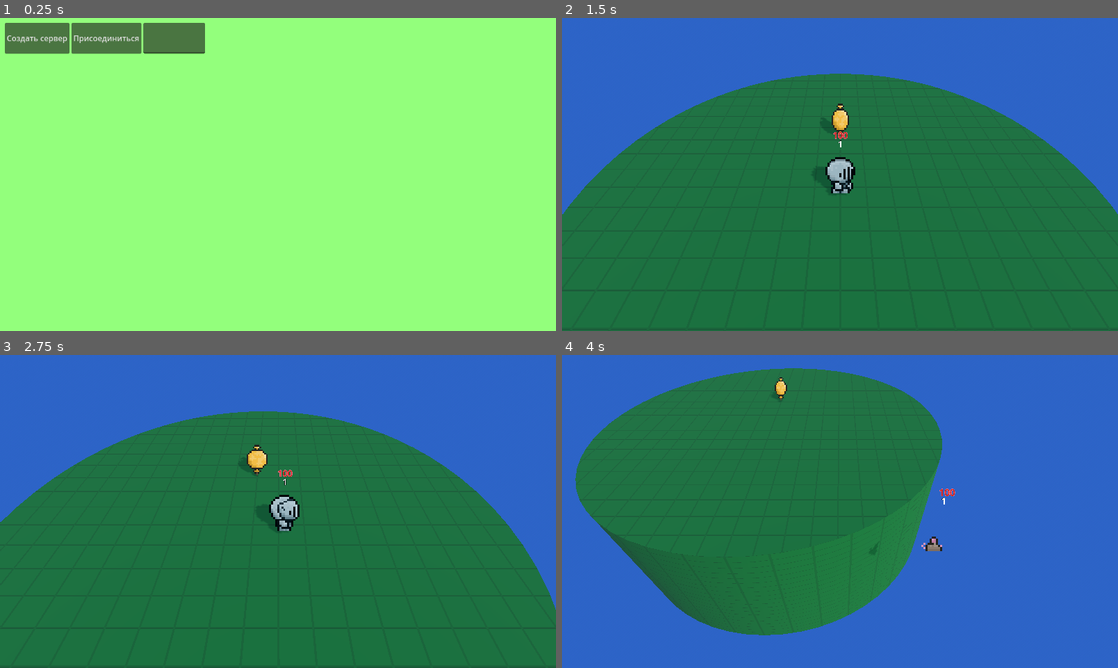
Above: before the commit, frames 1-4 (two rows, left to right).
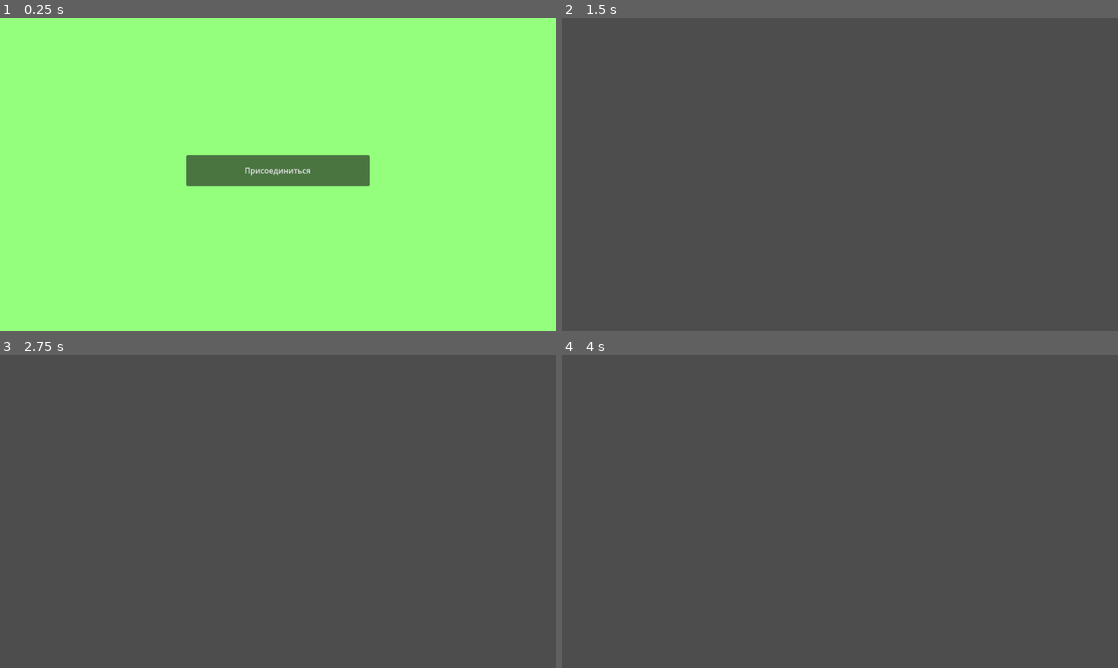
Above: after the commit, the same moments.

Repository: SamuelRodriguesMGR/wild-jam-77
Game: Godot game, scene res://scenes/UI/Main/main.tscn
Two runs of this game, one before a commit and one after it. Both use one fixed random seed, a clock stepped at 60 frames per second and the inputs below.
Inputs (mouse positions are in pixels of both pictures, inside the frame that each line leads up to):
- Up to frame 1 (0.25 s): no input
- Up to frame 2 (1.5 s): click (600, 36) at 0.5 s, where only the run before the commit has a clickable "Создать сервер"; click (840, 171) at 1.25 s, where only the run after the commit has a clickable "Присоединиться"
- Up to frame 3 (2.75 s): move the mouse to (400, 495) at 2.02 s; press the mouse at (400, 495) at 2.03 s; hold Right (ui_right) from 2.03 s (still down)
- Up to frame 4 (4 s): move the mouse to (728, 527) at 2.77 s; release Right (ui_right) at 2.78 s; release the mouse at (728, 527) at 2.78 s; hold Down (ui_down) 2.78-3.53 s; tap Space (transform) at 2.85 s; move the mouse to (895, 442) at 3.52 s; press the mouse at (895, 442) at 3.53 s; hold Right (ui_right) from 3.53 s (still down)

The runs differ from the first frame. In frame 1, 6.8% of the frame differs, in the area x 0-67%, y 1-54%; in frame 2, 100%; in frame 3, 100%; in frame 4, 100%, in the area x 0-100%, y 0-100%.

Commit message:
доработки

Diff:
--- a/other_scripts/autoload/global.gd
+++ b/other_scripts/autoload/global.gd
@@ -2,3 +2,6 @@
 
 func _ready() -> void:
 	Engine.max_fps = 200
+
+	if OS.has_feature("dedicated_server"):
+		get_tree().change_scene_to_file("res://scenes/game.tscn")
--- a/scenes/Characters/character.gd
+++ b/scenes/Characters/character.gd
@@ -16,7 +16,7 @@
 @onready var transform_cooldown: Timer = $Timers/transform_cooldown
 @onready var transform_duration: Timer = $Timers/transform_duration
 
-const SPEED: float = 6.0
+const SPEED: float = 12.0
 var hp: int = 100
 var input_dir: Vector2
 var last_dir: Vector2 = Vector2(0,1)
--- a/scenes/UI/Main/main.gd
+++ b/scenes/UI/Main/main.gd
@@ -1,20 +1,7 @@
 extends Control
-
-
-@onready var text_ip_host : TextEdit = get_node("%IpHost")
 
 func _change_scene(role : String) -> void:
 	GlobalVars.role_server = role
-
-	if not text_ip_host.text and role == "client":
-		GlobalVars.host_ip = "178.208.94.78"
-
-	elif not text_ip_host.text:
-		GlobalVars.host_ip = "localhost"
-
-	else:
-		GlobalVars.host_ip = text_ip_host.text
-
 	get_tree().change_scene_to_file("res://scenes/game.tscn")
 
 # Host
--- a/scenes/UI/Main/main.tscn
+++ b/scenes/UI/Main/main.tscn
@@ -22,9 +22,15 @@
 
 [node name="Margin" type="MarginContainer" parent="."]
 layout_mode = 1
-anchors_preset = 15
-anchor_right = 1.0
-anchor_bottom = 1.0
+anchors_preset = 8
+anchor_left = 0.5
+anchor_top = 0.5
+anchor_right = 0.5
+anchor_bottom = 0.5
+offset_left = -200.0
+offset_top = -50.0
+offset_right = 200.0
+offset_bottom = 50.0
 grow_horizontal = 2
 grow_vertical = 2
 theme_override_constants/margin_left = 10
@@ -32,25 +38,12 @@
 theme_override_constants/margin_right = 10
 theme_override_constants/margin_bottom = 10
 
-[node name="HBox" type="HBoxContainer" parent="Margin"]
+[node name="VBoxContainer" type="VBoxContainer" parent="Margin"]
 layout_mode = 2
-size_flags_horizontal = 0
-size_flags_vertical = 0
 
-[node name="HostButton" type="Button" parent="Margin/HBox"]
-custom_minimum_size = Vector2(128, 64)
-layout_mode = 2
-text = "Создать сервер"
-
-[node name="JoinButton" type="Button" parent="Margin/HBox"]
-custom_minimum_size = Vector2(128, 64)
+[node name="JoinButton" type="Button" parent="Margin/VBoxContainer"]
+custom_minimum_size = Vector2(0, 64)
 layout_mode = 2
 text = "Присоединиться"
 
-[node name="IpHost" type="TextEdit" parent="Margin/HBox"]
-unique_name_in_owner = true
-custom_minimum_size = Vector2(128, 64)
-layout_mode = 2
-
-[connection signal="pressed" from="Margin/HBox/HostButton" to="." method="_on_host_button_pressed"]
-[connection signal="pressed" from="Margin/HBox/JoinButton" to="." method="_on_join_button_pressed"]
+[connection signal="pressed" from="Margin/VBoxContainer/JoinButton" to="." method="_on_join_button_pressed"]
--- /dev/null
+++ b/scenes/UI/Main/main_clients.tscn
@@ -0,0 +1,52 @@
+[gd_scene format=3 uid="uid://bxxs3kr4ag3tk"]
+
+[node name="MainClients" type="Control"]
+layout_mode = 3
+anchors_preset = 15
+anchor_right = 1.0
+anchor_bottom = 1.0
+grow_horizontal = 2
+grow_vertical = 2
+
+[node name="ColorRect" type="ColorRect" parent="."]
+layout_mode = 1
+anchors_preset = 15
+anchor_right = 1.0
+anchor_bottom = 1.0
+grow_horizontal = 2
+grow_vertical = 2
+color = Color(0.576471, 1, 0.486275, 1)
+
+[node name="Margin" type="MarginContainer" parent="."]
+layout_mode = 1
+anchors_preset = 15
+anchor_right = 1.0
+anchor_bottom = 1.0
+grow_horizontal = 2
+grow_vertical = 2
+theme_override_constants/margin_left = 10
+theme_override_constants/margin_top = 10
+theme_override_constants/margin_right = 10
+theme_override_constants/margin_bottom = 10
+
+[node name="Scroll" type="ScrollContainer" parent="Margin"]
+layout_mode = 2
+
+[node name="VBox" type="VBoxContainer" parent="Margin/Scroll"]
+layout_mode = 2
+size_flags_horizontal = 3
+theme_override_constants/separation = 50
+
+[node name="PanelHost" type="PanelContainer" parent="Margin/Scroll/VBox"]
+layout_mode = 2
+
+[node name="Label" type="Label" parent="Margin/Scroll/VBox/PanelHost"]
+layout_mode = 2
+size_flags_horizontal = 0
+text = "Сервер 1"
+
+[node name="JoinButton" type="Button" parent="Margin/Scroll/VBox/PanelHost"]
+custom_minimum_size = Vector2(64, 64)
+layout_mode = 2
+size_flags_horizontal = 8
+size_flags_vertical = 8
--- a/scenes/game.tscn
+++ b/scenes/game.tscn
@@ -7,12 +7,12 @@
 [node name="Server" type="Node" parent="."]
 script = ExtResource("2_e1rkm")
 
+[node name="LevelSpawner" type="MultiplayerSpawner" parent="Server"]
+_spawnable_scenes = PackedStringArray("res://scenes/level.tscn")
+spawn_path = NodePath("../..")
+spawn_limit = 2
+
 [node name="PlayerSpawner" type="MultiplayerSpawner" parent="Server"]
 _spawnable_scenes = PackedStringArray("res://scenes/Characters/character.tscn")
 spawn_path = NodePath("../..")
 spawn_limit = 2
-
-[node name="LevelSpawner" type="MultiplayerSpawner" parent="Server"]
-_spawnable_scenes = PackedStringArray("res://scenes/level.tscn")
-spawn_path = NodePath("../..")
-spawn_limit = 2
--- a/scenes/other/global_vars.gd
+++ b/scenes/other/global_vars.gd
@@ -2,4 +2,3 @@
 
 
 var role_server : String
-var host_ip     : String
--- a/scenes/other/server.gd
+++ b/scenes/other/server.gd
@@ -4,26 +4,22 @@
 @export var player_scene : PackedScene = preload("res://scenes/Characters/character.tscn")
 @export var level_scene : PackedScene = preload("res://scenes/level.tscn")
 
-var host_ip: String = "localhost"
-#const host_ip: String = "178.208.94.78"
+var HOST_IP : String = "localhost"
 const PORT: int = 135
 
 func _ready() -> void:
-	host_ip = GlobalVars.host_ip
-	print(host_ip)
-
 	if OS.has_feature("dedicated_server"):
 		_run_server()
 	else:
-		definition_the_role()
+		_run_client()
 
 # выбор роли
-func definition_the_role() -> void:
-	if GlobalVars.role_server == "host":
-		_run_server()
-
-	elif GlobalVars.role_server == "client":
-		_run_client()
+#func definition_the_role() -> void:
+	#if GlobalVars.role_server == "host":
+		#_run_server()
+		#
+	#elif GlobalVars.role_server == "client":
+		#_run_client()
 
 # хост
 func _run_server() -> void:
@@ -32,11 +28,12 @@
 	multiplayer.peer_connected.connect(_add_player)
 	multiplayer.peer_disconnected.connect(_del_player)
 	_add_level()
-	_add_player()
+	#_add_player()
 
 # клиент
 func _run_client() -> void:
-	peer.create_client(host_ip, PORT)
+	HOST_IP = "178.208.94.78"
+	peer.create_client(HOST_IP, PORT)
 	multiplayer.multiplayer_peer = peer
 
 # добавление игрока
Not shown, changed: export_presets.cfg
Not shown, removed: export/.gitkeep
Not shown, added: export/server.console.exe
Not shown, added: export/server.exe
Not shown, added: export/server.pck
